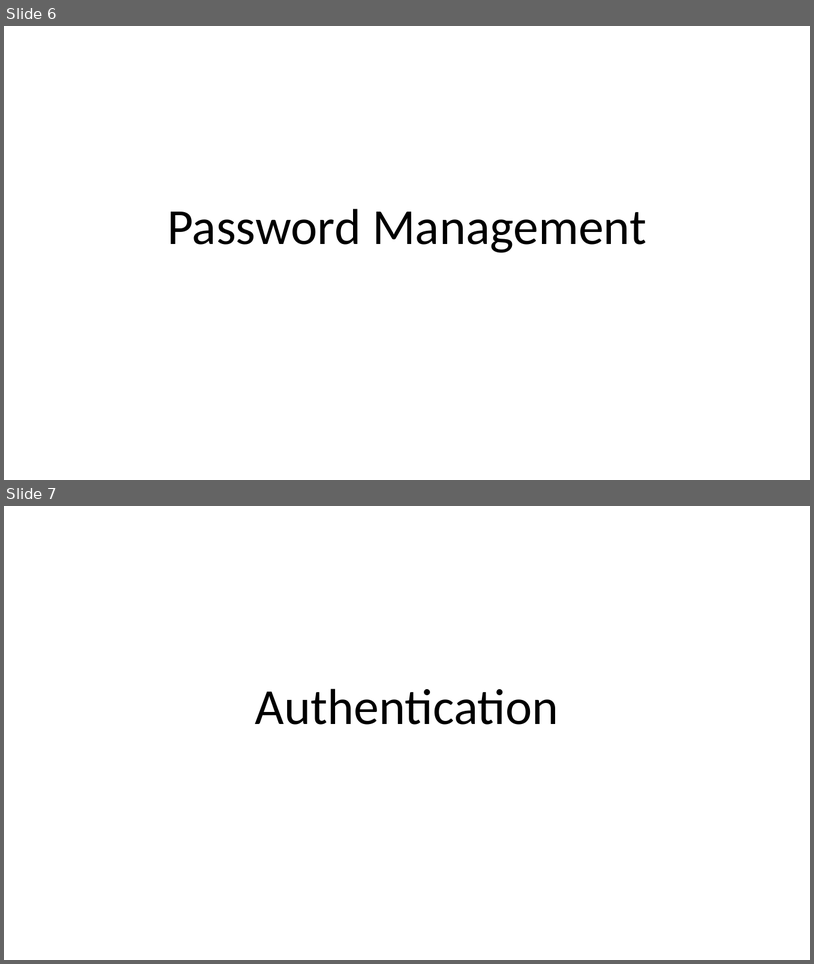
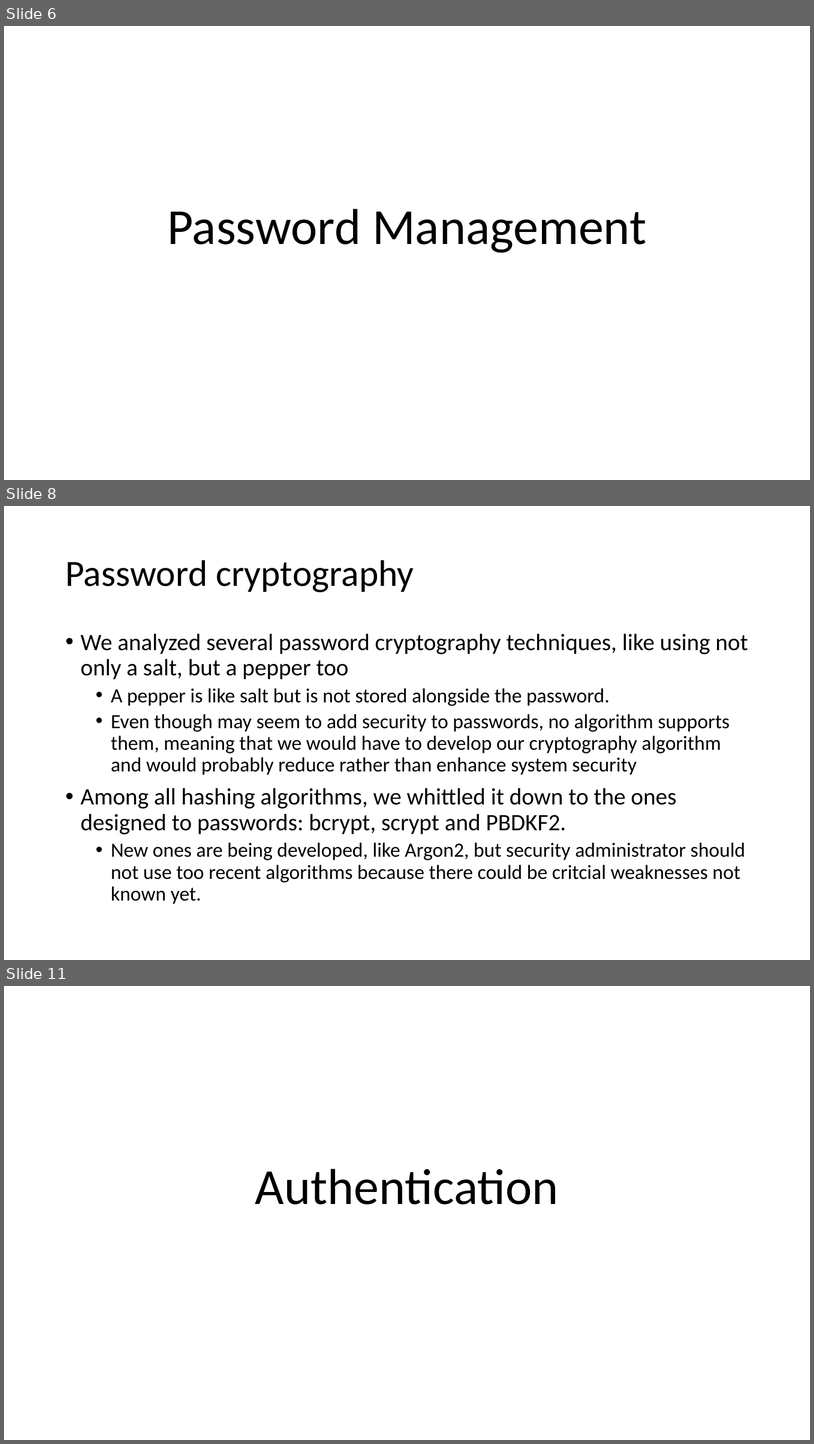
Before and after one commit to fparricelli/Encrypted-data-exchange-between-two-Arduino-boards-using-Symmetric-Encryption, a slide deck: Documentazione e cose così/Slide_concettuali_Luca.pptx. Shown one above the other, each under a label of ours: slides 6 and 7 before the commit, slides 6, 8 and 11 after it; the slides between them are not shown. The pictures are 814x964 and 814x1444 pixels, drawn with LibreOffice and Linux fonts; fonts in the diff are those of the drawing. Boxes give left, top, right and bottom in pixels: in the first picture for what was removed or moved away, otherwise in the second. Text is boxed around its words. In the diff, an @@ line names an element or a change of style, - is before the commit and + after.

```diff
--- a/Documentazione e cose così/Slide_concettuali_Luca.pptx
+++ b/Documentazione e cose così/Slide_concettuali_Luca.pptx
@@ slide 8 added at <box>4,506,810,960</box>, background #FFFFFF @@
@@ title added at <box>65,560,414,592</box>, 44 pt, text #000000 @@
+Password cryptography
@@ text added at <box>81,633,748,904</box>, 24 pt, text #000000 @@
+• We analyzed several password cryptography techniques, like using not only a salt, but a pepper too
+  • A pepper is like salt but is not stored alongside the password.
+  • Even though may seem to add security to passwords, no algorithm supports them, meaning that we would have to develop our cryptography algorithm and would probably reduce rather than enhance system security
+• Among all hashing algorithms, we whittled it down to the ones designed to passwords: bcrypt, scrypt and PBDKF2.
+  • New ones are being developed, like Argon2, but security administrator should not use too recent algorithms because there could be critcial weaknesses not known yet.
@@ what was slide 7 is now slide 11 @@
```
Also in this commit, not shown: 1 slide changed, 4 other slides added, 14 other files.
